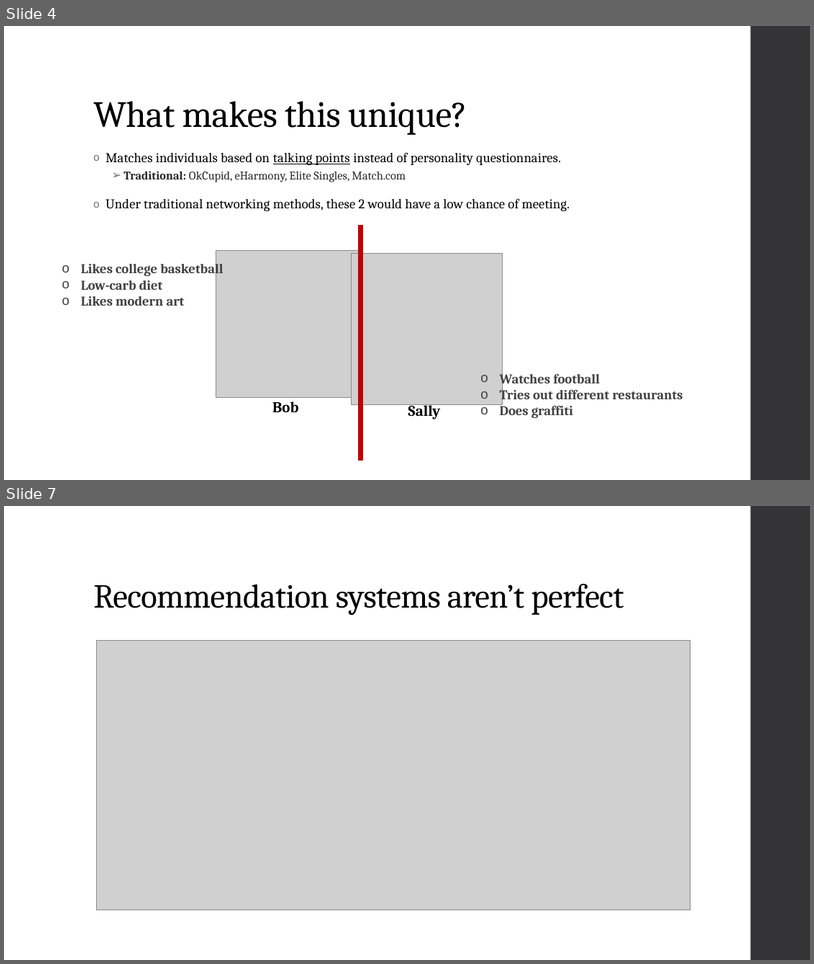
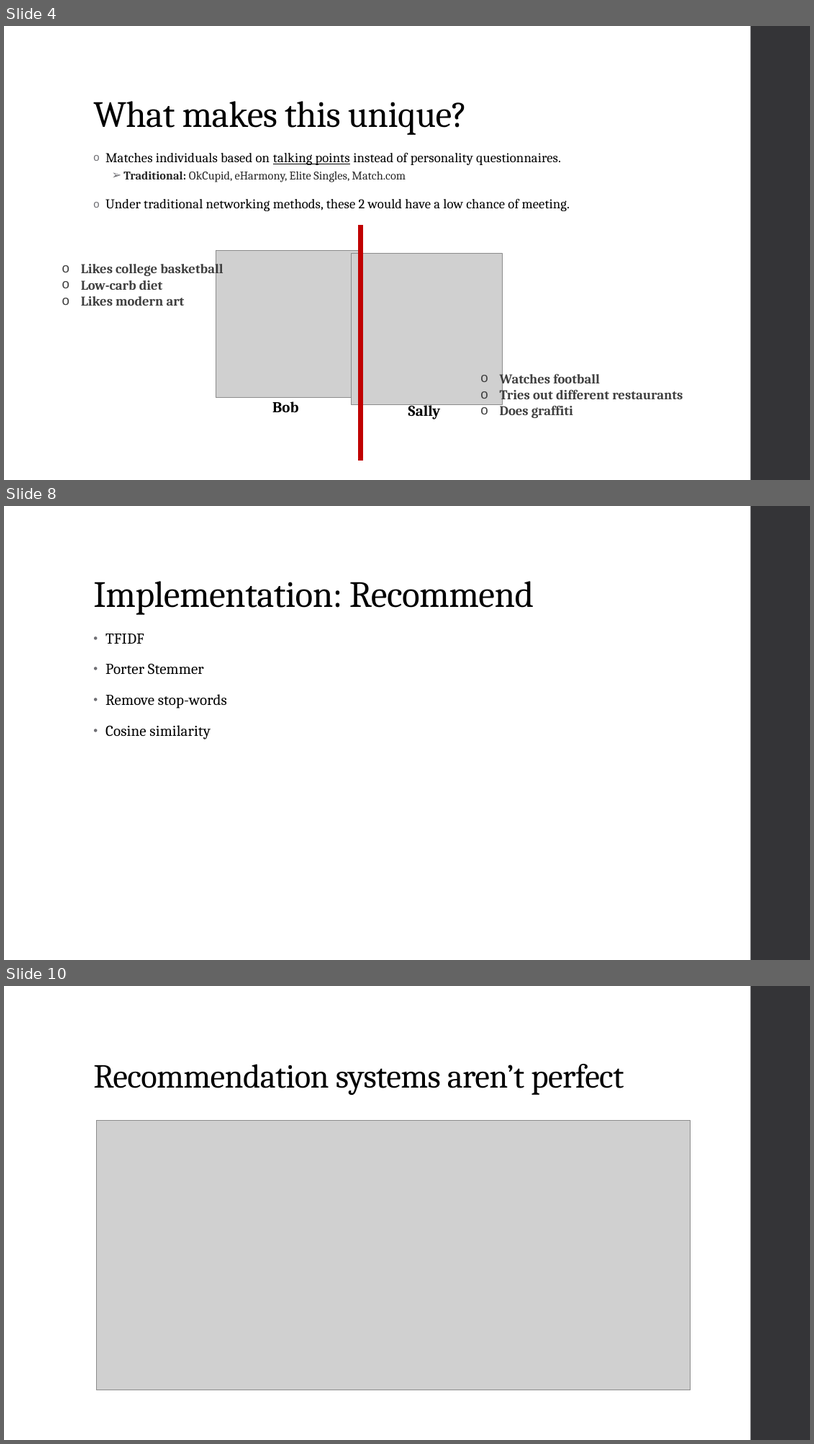
Before and after one commit to iamjz/Network-Recommendation-Engine, a slide deck: NetworkRecommendationEngine_Capstone_LZHAO.pptx. Shown one above the other, each under a label of ours: slides 4 and 7 before the commit, slides 4, 8 and 10 after it; the slides between them are not shown. The pictures are 814x964 and 814x1444 pixels, drawn with LibreOffice and Linux fonts; fonts in the diff are those of the drawing; grey boxes stand for pictures. Boxes give left, top, right and bottom in pixels: in the first picture for what was removed or moved away, otherwise in the second. Text is boxed around its words. In the diff, an @@ line names an element or a change of style, - is before the commit and + after.

```diff
--- a/NetworkRecommendationEngine_Capstone_LZHAO.pptx
+++ b/NetworkRecommendationEngine_Capstone_LZHAO.pptx
@@ slide 8 added at bbox=[4, 506, 810, 960], background #FFFFFF; not listed: 1 template element that a slide beside it also shows @@
@@ title added at bbox=[93, 581, 534, 615], 44 pt, text #000000 @@
+Implementation: Recommend
@@ text added at bbox=[106, 633, 227, 739], 18 pt, text #000000 @@
+• TFIDF
+• Porter Stemmer
+• Remove stop-words
+• Cosine similarity
@@ what was slide 7 is now slide 10 @@
```
Also in this commit, not shown: 4 slides changed, 5 other slides added.
